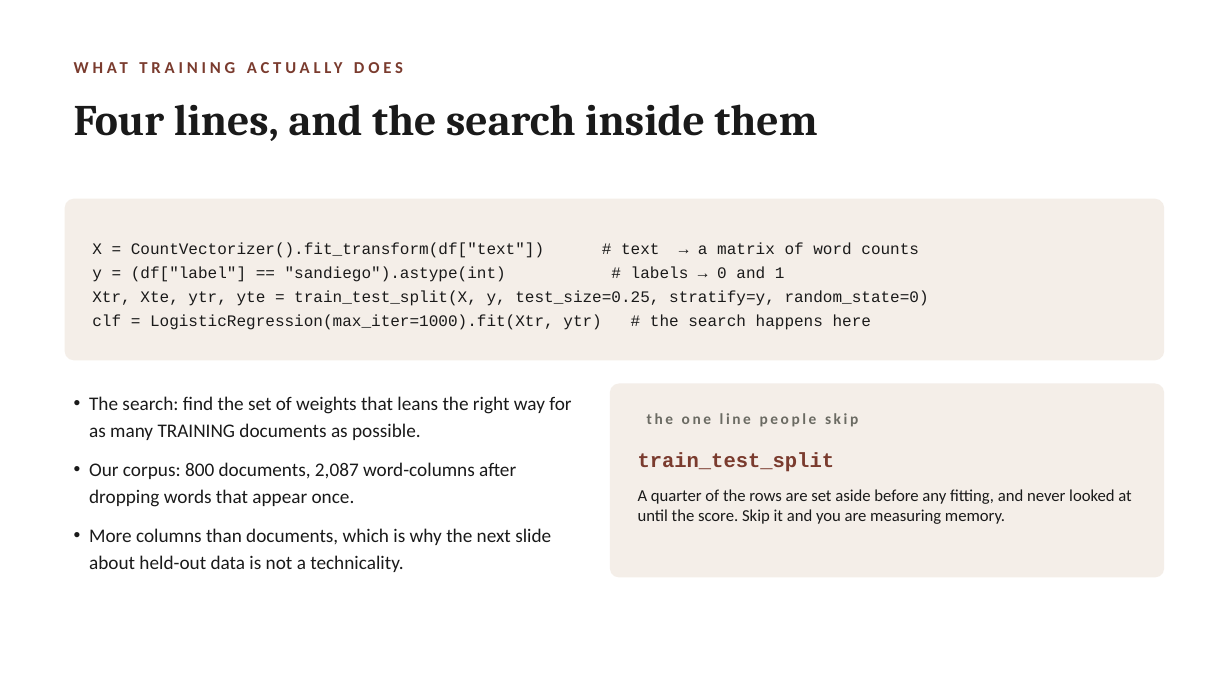
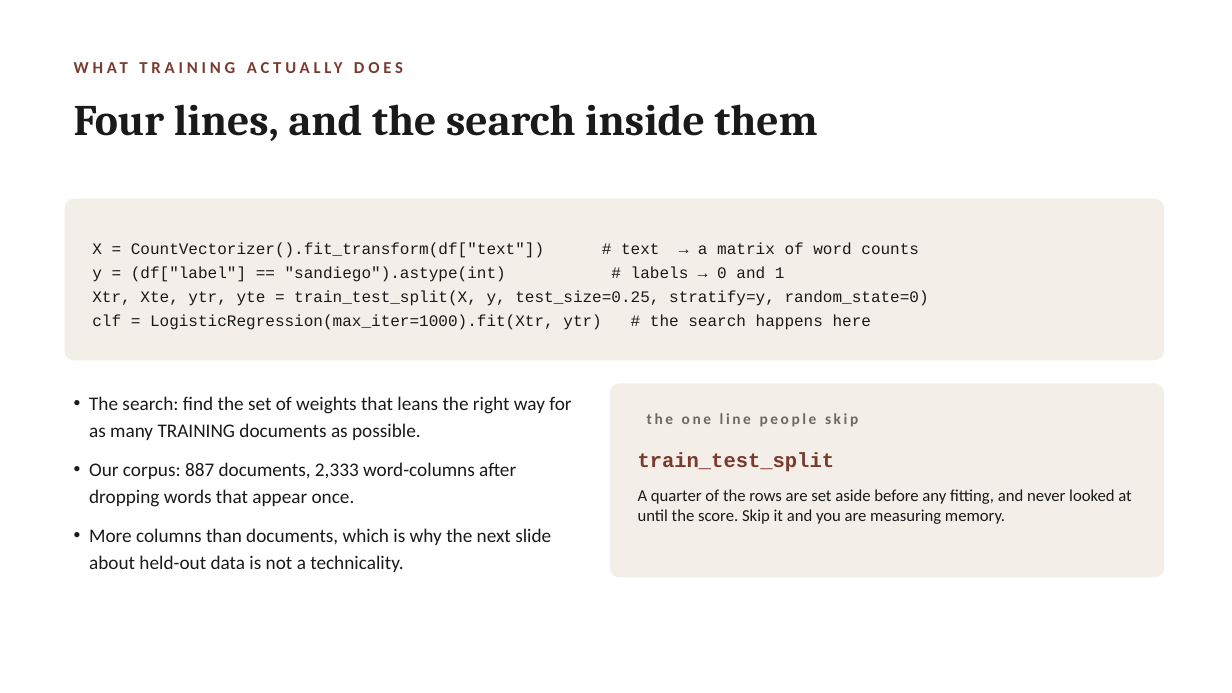
Before and after one commit to lucianli123/culture-as-data-2026, a slide deck: slide 7 of slides/week-03-lecture-draft.pptx. Drawn at 1232x693 pixels with LibreOffice and Linux fonts; fonts in the diff are those of the drawing. Boxes give left, top, right and bottom in pixels: in the first picture for what was removed or moved away, otherwise in the second. Text is boxed around its words. In the diff, an @@ line names an element or a change of style, - is before the commit and + after.

```diff
--- a/slides/week-03-lecture-draft.pptx
+++ b/slides/week-03-lecture-draft.pptx
@@ text at (89,462,516,507): text changed @@
-• Our corpus: 800 documents, 2,087 word-columns after dropping words that appear once.
+• Our corpus: 887 documents, 2,333 word-columns after dropping words that appear once.
```
Also in this commit, not shown: 6 other slides changed, 14 other files.
